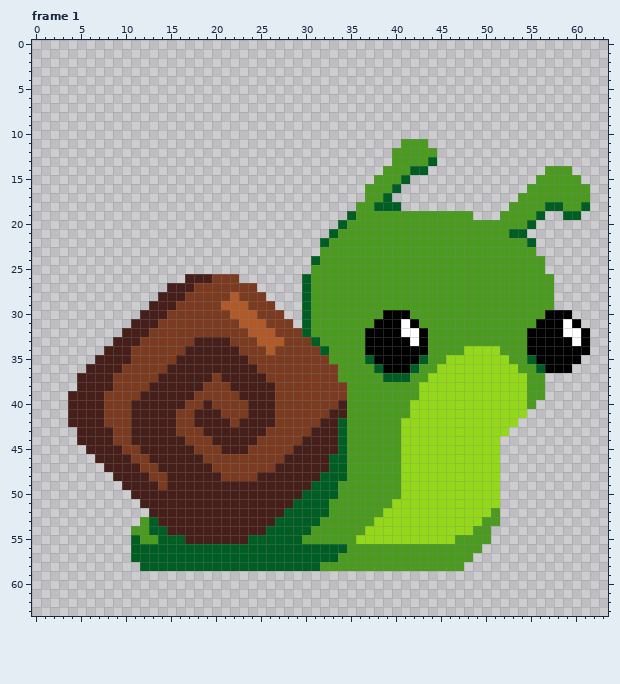
Pixel-art file, stored at WIP assets/playerBaseSnail.aseprite. Above is the file before it was changed.
64x64 pixels, 6 frames. Shown: frame 1. The commit also changed other frames, which this record leaves out.
After:
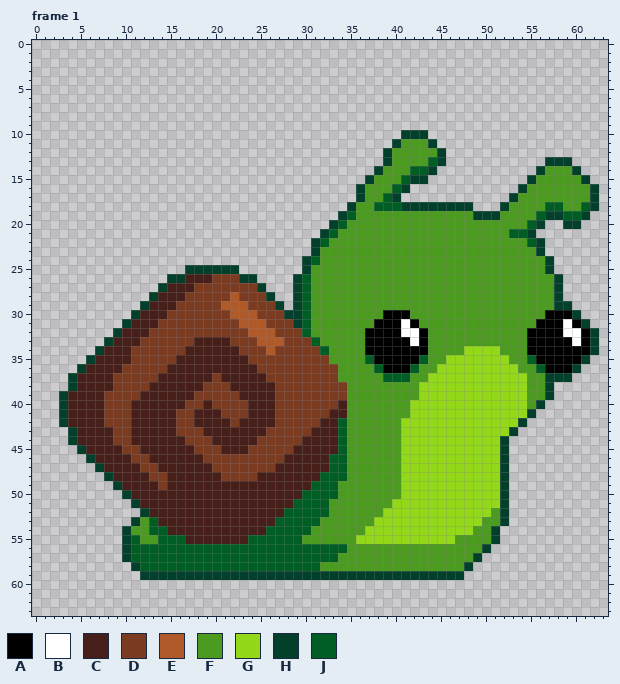
Palette (. is transparent): A #000000  B #ffffff  C #461f1a  D #7a3b21  E #b15a29  F #4a9b1f  G #93d91a  H #03402b  J #005d24
The commit says: animated and properly facing player sprte
Changes in this commit:
layer "Flattened" now shown
Frame 1, layer "Flattened":
y 10: x 41..43 ... -> HHH
y 11: x 40 . -> H; x 44 . -> H
y 12: x 39 . -> H; x 45 . -> H
y 13: x 39 . -> H; x 45 . -> H; x 57..59 ... -> HHH
y 14: x 38 . -> H; x 44 . -> H; x 56 . -> H; x 60 . -> H
y 15: x 37 . -> H; x 42..43 .. -> HH; x 55 . -> H; x 61 . -> H
y 16: x 36 . -> H; x 41 . -> H; x 54 . -> H; x 62 . -> H
y 17: x 36 . -> H; x 40 . -> H; x 53 . -> H; x 62 . -> H
y 18: x 35 . -> H; x 41..48 ........ -> HHHHHHHH; x 52 . -> H; x 62 . -> H
y 19: x 34 . -> H; x 49..51 ... -> HHH; x 57..58 .. -> HH; x 61 . -> H
y 20: x 33 . -> H; x 56 . -> H; x 59..60 .. -> HH
y 21: x 32 . -> H; x 55 . -> H
y 22..23: x 31 . -> H; x 56 . -> H
y 24: x 30 . -> H; x 57 . -> H
y 25: x 17..22 ...... -> HHHHHH; x 30 . -> H; x 57 . -> H
y 26: x 15..16 .. -> HH; x 23..24 .. -> HH; x 29 . -> H; x 58 . -> H
y 27: x 14 . -> H; x 25 . -> H; x 29 . -> H; x 58 . -> H
y 28: x 13 . -> H; x 26 . -> H; x 29 . -> H; x 58 . -> H
y 29: x 12 . -> H; x 27 . -> H; x 29 . -> H; x 58..59 .. -> HH
y 30: x 11 . -> H; x 28..29 .. -> HH; x 60 . -> H
y 31: x 10 . -> H; x 29 . -> H; x 61 . -> H
y 32: x 9 . -> H; x 62 . -> H
y 33: x 8 . -> H; x 62 . -> H
y 34: x 7 . -> H; x 62 . -> H
y 35: x 6 . -> H; x 61 . -> H
y 36: x 5 . -> H; x 60 . -> H
y 37: x 4 . -> H; x 57..59 ... -> HHH
y 38: x 4 . -> H; x 57 . -> H
y 39: x 3 . -> H; x 57 . -> H
y 40: x 3 . -> H; x 56 . -> H
y 41: x 3 . -> H; x 55 . -> H
y 42: x 3 . -> H; x 54 . -> H
y 43: x 4 . -> H; x 53 . -> H
y 44: x 4 . -> H; x 52 . -> H
y 45: x 5 . -> H; x 52 . -> H
y 46: x 6 . -> H; x 52 . -> H
y 47: x 7 . -> H; x 52 . -> H
y 48: x 8 . -> H; x 52 . -> H
y 49: x 9 . -> H; x 52 . -> H
y 50: x 10 . -> H; x 52 . -> H
y 51: x 11 . -> H; x 52 . -> H
y 52: x 12 . -> H; x 52 . -> H
y 53: x 11 . -> H; x 52 . -> H
y 54..55: x 10 . -> H; x 51 . -> H
y 56: x 10 . -> H; x 50 . -> H
y 57: x 10 . -> H; x 49 . -> H
y 58: x 11 . -> H; x 48 . -> H
y 59: x 12..47 .................................... -> HHHHHHHHHHHHHHHHHHHHHHHHHHHHHHHHHHHH
Pixel boxes of the changes (left, top, right, bottom) in both pictures:
added: (59, 130, 599, 580)
